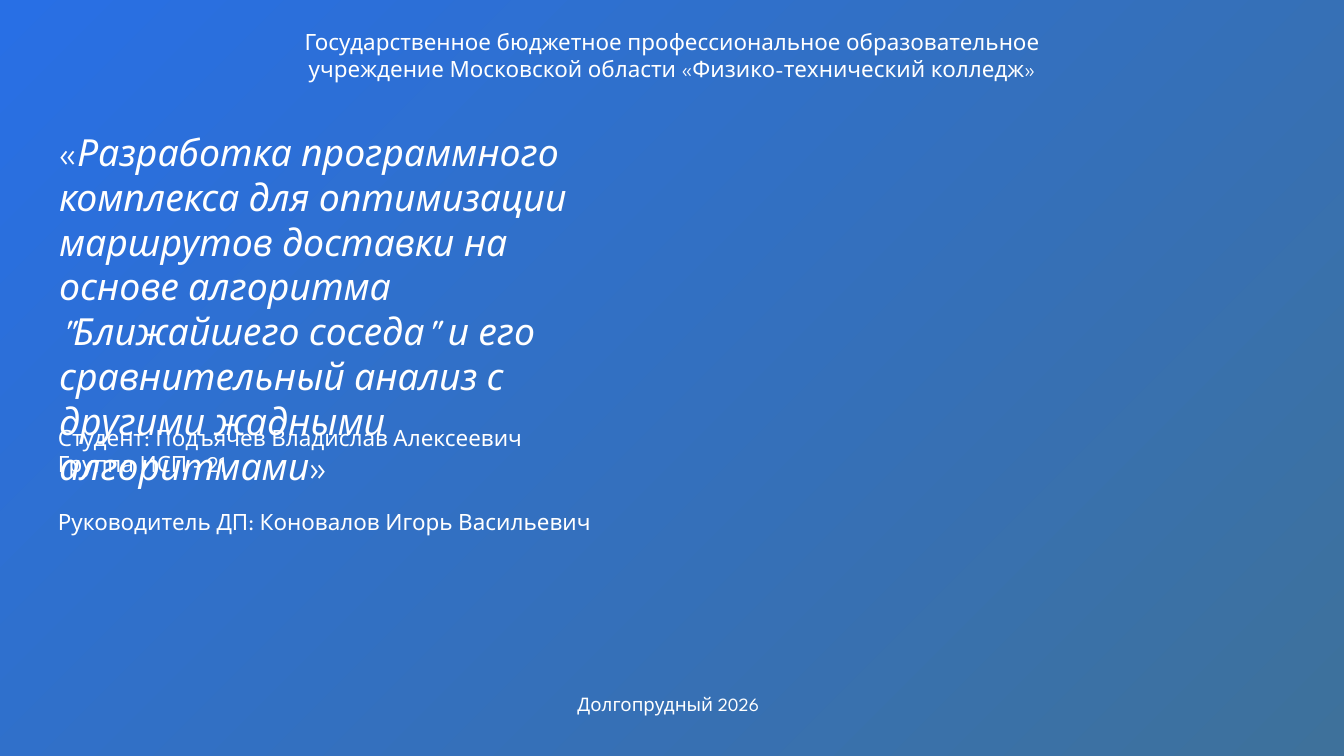
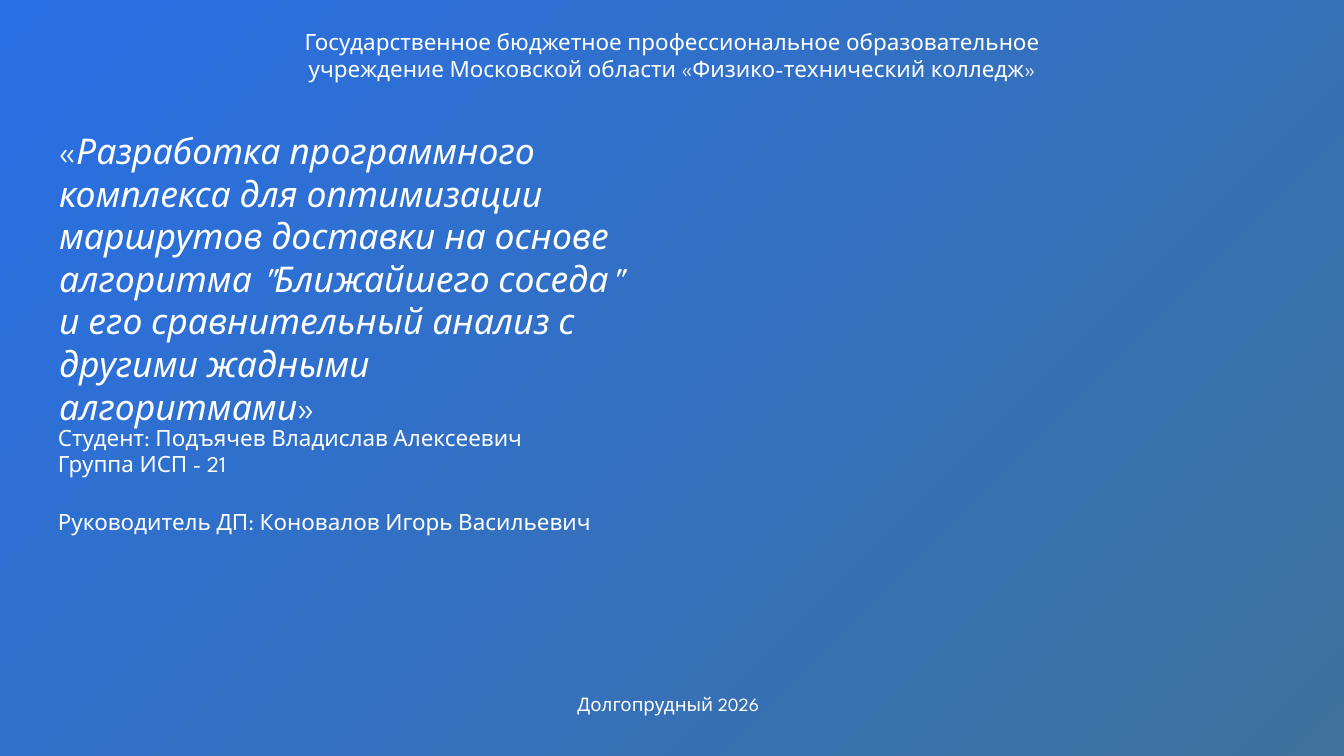
Before and after one commit to darinbtw/Machine_learning_to_optimize_processes_in_logistics, a slide deck: slide 1 of Презентация ДП Подъячев.pptx. Drawn at 1344x756 pixels with LibreOffice and Linux fonts; fonts in the diff are those of the drawing; background and template pictures are left out. Boxes give left, top, right and bottom in pixels: in the first picture for what was removed or moved away, otherwise in the second. Text is boxed around its words. In the diff, an @@ line names an element or a change of style, - is before the commit and + after.

```diff
--- a/Презентация ДП Подъячев.pptx
+++ b/Презентация ДП Подъячев.pptx
@@ text "«Разработка программного комплекса для оптимизации ..." at [59,137,609,429]: size 40 to 38 pt @@
```
Also in this commit, not shown: 3 other slides changed, 1 slide added, 1 slide removed, 1 other file.
